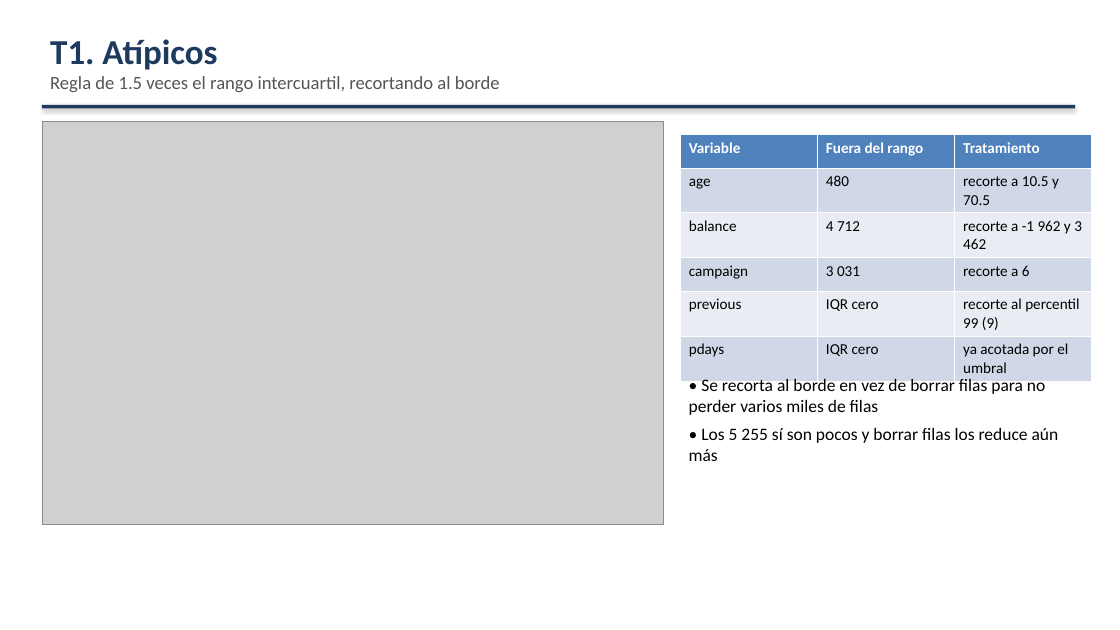
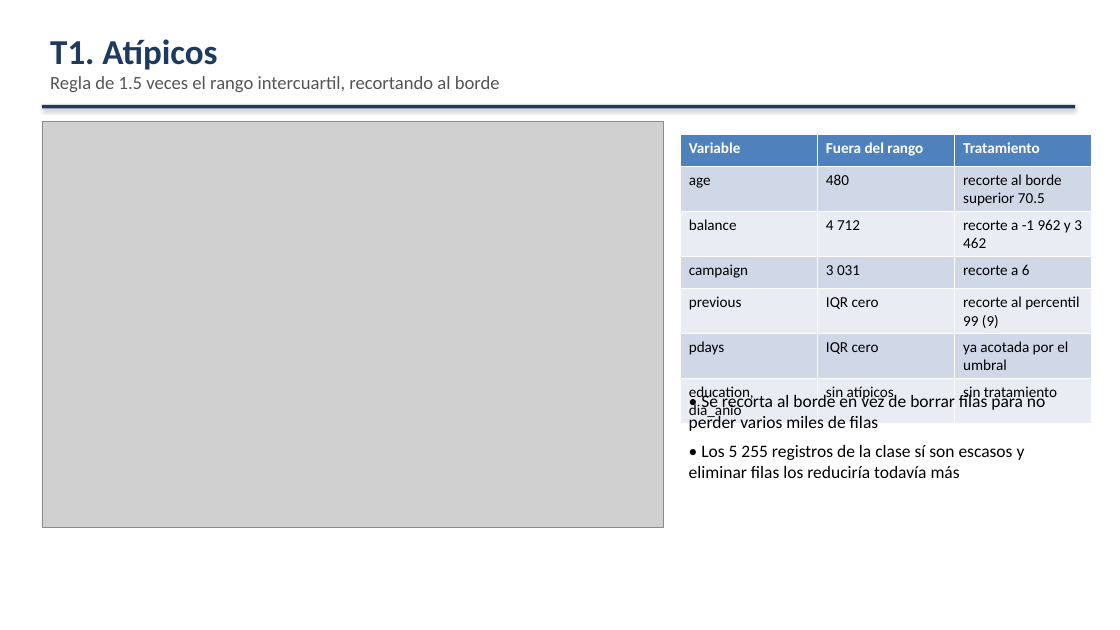
Before and after one commit to Checho019/maestria-inteligencia-computacional, a slide deck: slide 9 of Exposicion Bank/exposicion_bank.pptx. Drawn at 1120x630 pixels with LibreOffice and Linux fonts; fonts in the diff are those of the drawing; grey boxes stand for pictures. Boxes give left, top, right and bottom in pixels: in the first picture for what was removed or moved away, otherwise in the second. Text is boxed around its words. In the diff, an @@ line names an element or a change of style, - is before the commit and + after.

Commit message:
Exposicion Bank: segundo camino de balanceo por sobremuestreo, education ordinal sin escalar y correcciones de la revision

```diff
--- a/Exposicion Bank/exposicion_bank.pptx
+++ b/Exposicion Bank/exposicion_bank.pptx
@@ table at bbox=[681, 134, 1091, 424] @@
-row 2, column 3: recorte a 10.5 y 70.5
+row 2, column 3: recorte al borde superior 70.5
+row 7: education, dia_anio | sin atípicos | sin tratamiento
@@ text "• Se recorta al borde ...": place and size @@
-text "• Se recorta al borde ..." at bbox=[689, 378, 1059, 461]
+text "• Se recorta al borde ..." at bbox=[689, 393, 1045, 478]
@@ text at bbox=[689, 445, 1025, 478]: text changed @@
-• Los 5 255 sí son pocos y borrar filas los reduce aún más
+• Los 5 255 registros de la clase sí son escasos y eliminar filas los reduciría todavía más
```
Also in this commit, not shown: 11 other slides changed, 1 slide added, 12 other files.
